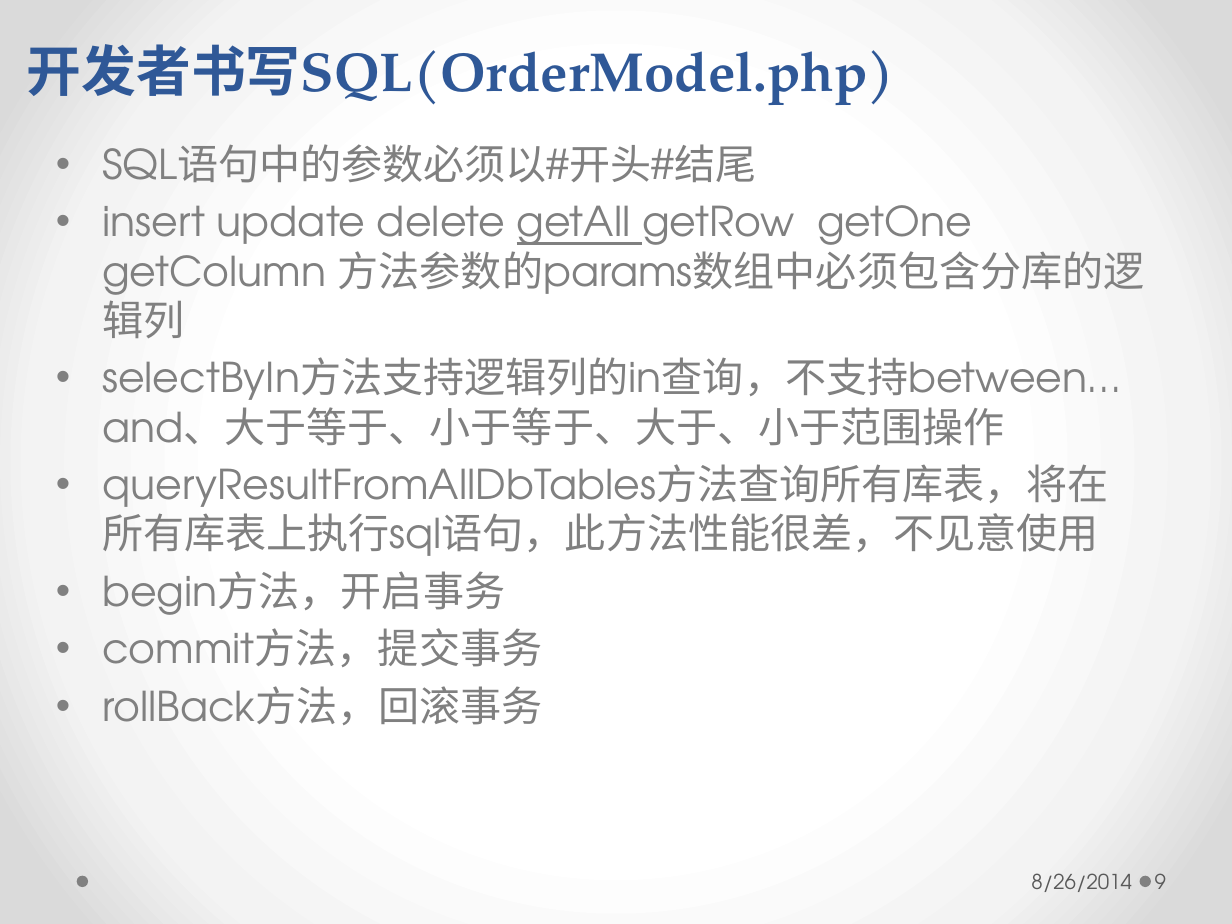
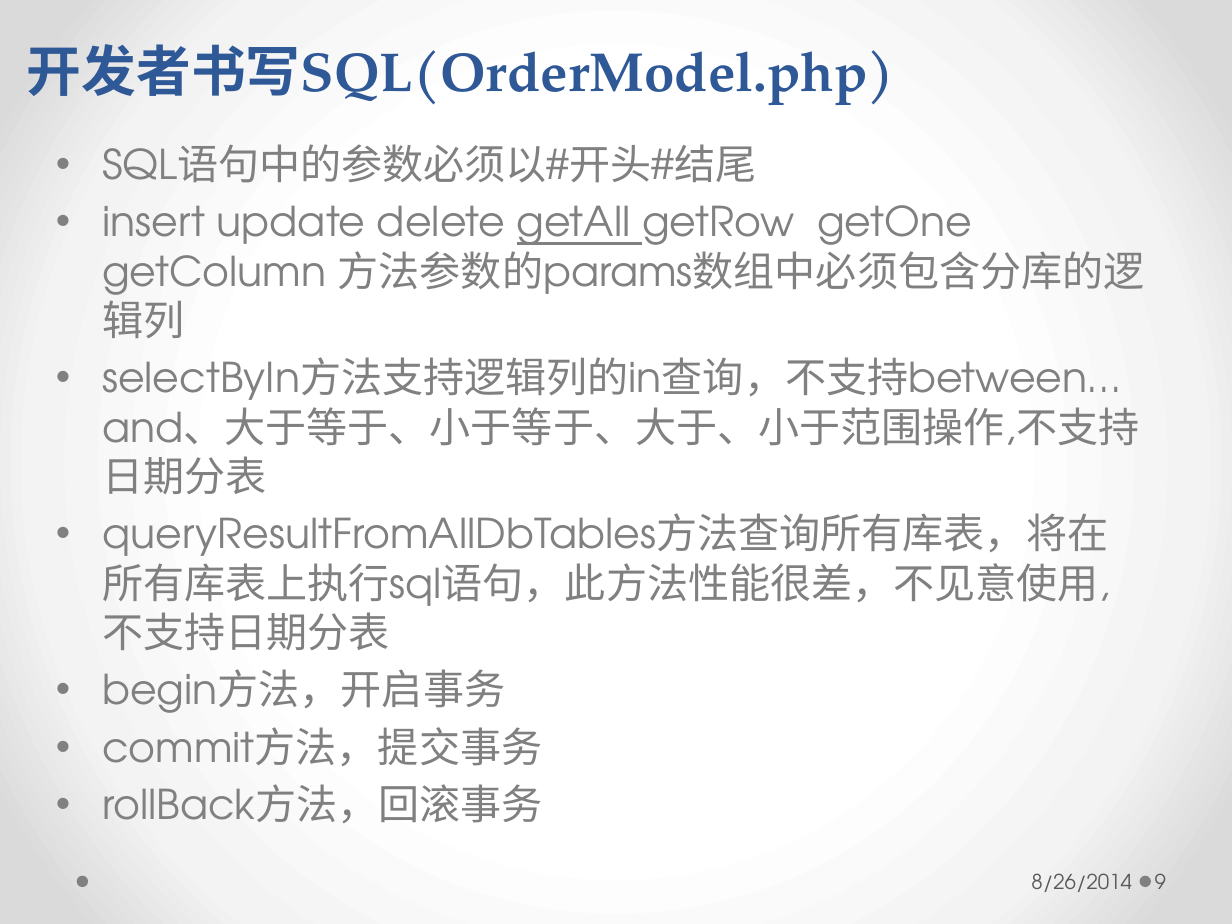
Before and after one commit to longhaisheng/dbroute, a slide deck: slide 9 of dbroute.pptx. Drawn at 1232x924 pixels with LibreOffice and Linux fonts; fonts in the diff are those of the drawing. Boxes give left, top, right and bottom in pixels: in the first picture for what was removed or moved away, otherwise in the second. Text is boxed around its words. In the diff, an @@ line names an element or a change of style, - is before the commit and + after.

```diff
--- a/dbroute.pptx
+++ b/dbroute.pptx
@@ text at box(102, 357, 1139, 650): text changed @@
-• selectByIn方法支持逻辑列的in查询，不支持between…and、大于等于、小于等于、大于、小于范围操作
-• queryResultFromAllDbTables方法查询所有库表，将在所有库表上执行sql语句，此方法性能很差，不见意使用
+• selectByIn方法支持逻辑列的in查询，不支持between…and、大于等于、小于等于、大于、小于范围操作,不支持日期分表
+• queryResultFromAllDbTables方法查询所有库表，将在所有库表上执行sql语句，此方法性能很差，不见意使用,不支持日期分表
```
Also in this commit, not shown: 6 other slides changed, 4 slides added.
